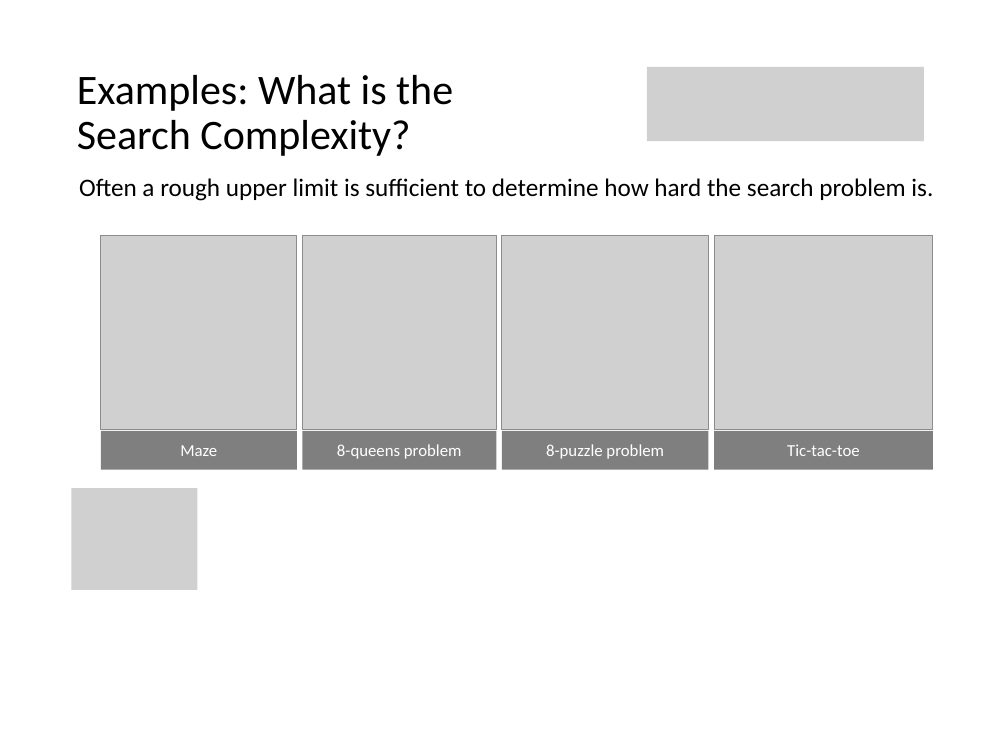
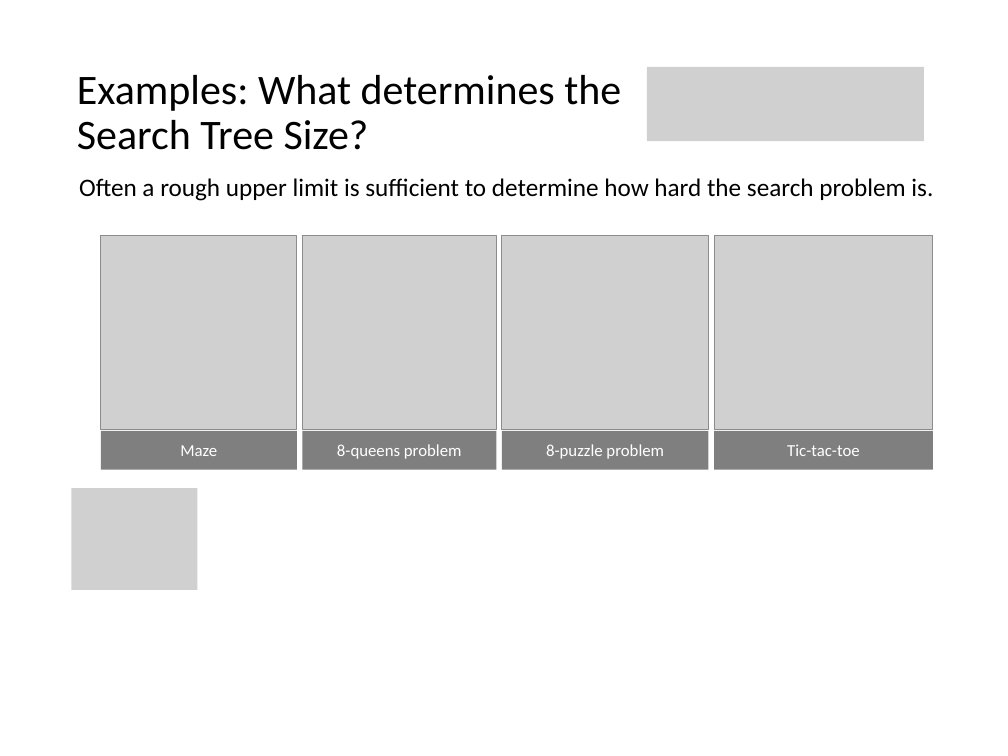
Before and after one commit to mhahsler/CS7320-AI, a slide deck: slide 21 of slides/03_search_discussion.pptx (slide 20 before the commit). Drawn at 1008x756 pixels with LibreOffice and Linux fonts; fonts in the diff are those of the drawing; grey boxes stand for pictures. Boxes give left, top, right and bottom in pixels: in the first picture for what was removed or moved away, otherwise in the second. Text is boxed around its words. In the diff, an @@ line names an element or a change of style, - is before the commit and + after.

```diff
--- a/slides/03_search_discussion.pptx
+++ b/slides/03_search_discussion.pptx
@@ title at box(77, 75, 621, 150): text changed @@
-Examples: What is the
-Search Complexity?
+Examples: What determines the
+Search Tree Size?
```
Also in this commit, not shown: 9 other slides changed, 6 slides added, 4 slides removed, 1 other file.
